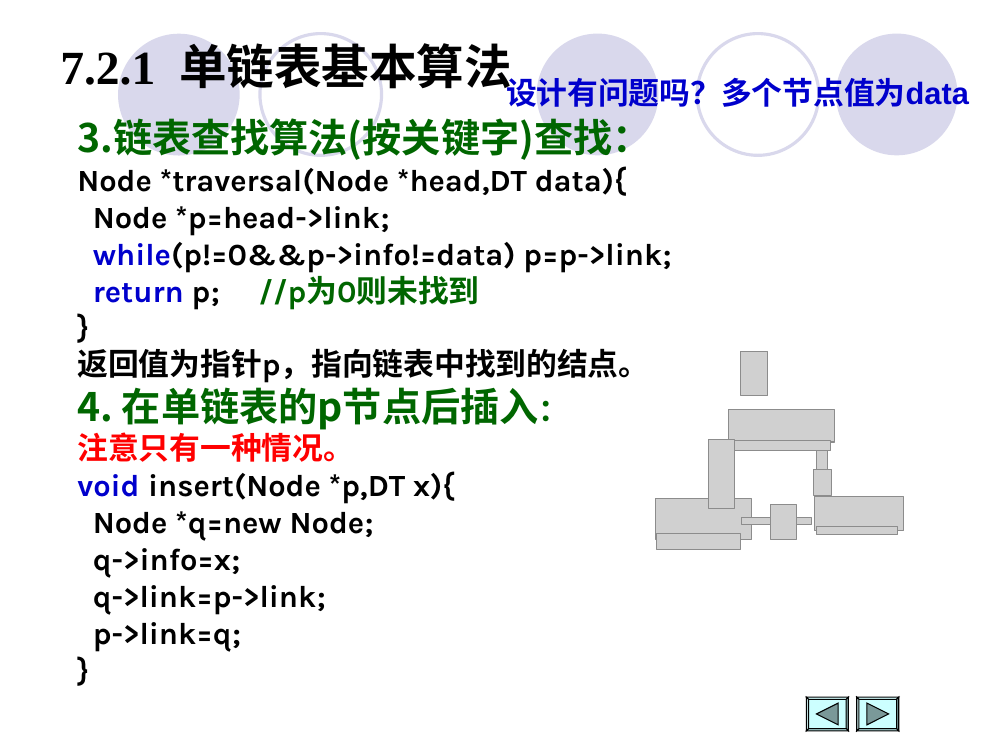
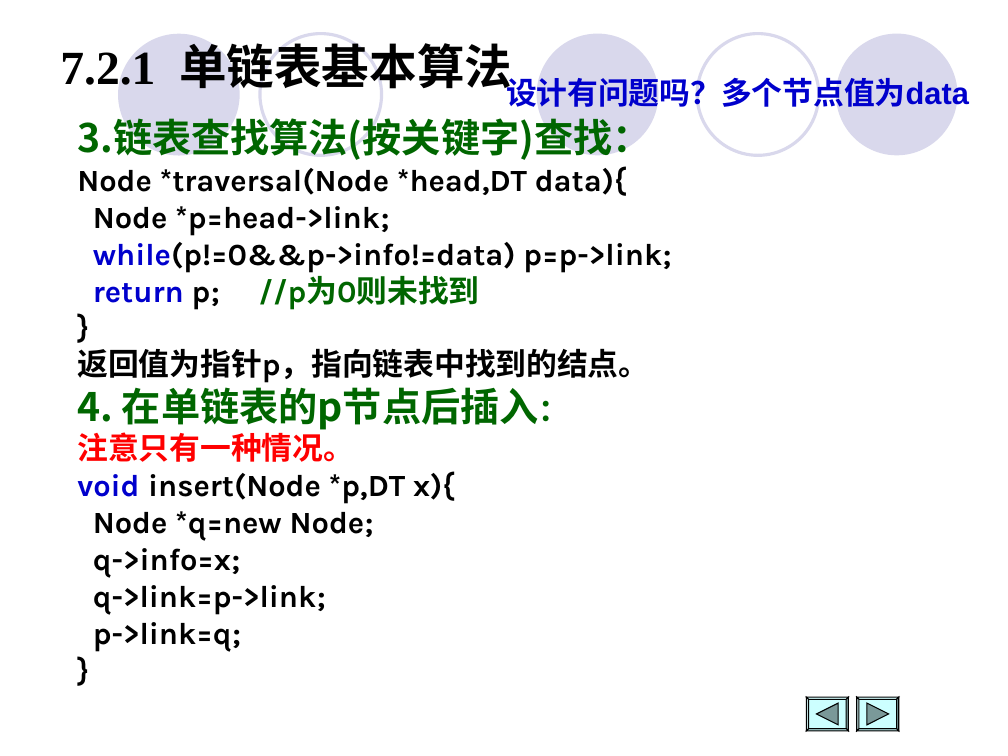
Before and after one commit to Changhe160/Changhe160.github.io, a slide deck: slide 37 of teachingRes/Cplusplus/unit07动态内存分配与数据结构.ppt (slide 36 before the commit). Drawn at 1008x756 pixels with LibreOffice and Linux fonts; fonts in the diff are those of the drawing; grey boxes stand for pictures; background and template pictures are left out. Boxes give left, top, right and bottom in pixels: in the first picture for what was removed or moved away, otherwise in the second. Text is boxed around its words. In the diff, an @@ line names an element or a change of style, - is before the commit and + after.

```diff
--- a/teachingRes/Cplusplus/unit07动态内存分配与数据结构.ppt
+++ b/teachingRes/Cplusplus/unit07动态内存分配与数据结构.ppt
@@ picture removed at bbox=[741, 351, 768, 395] @@
@@ picture removed at bbox=[729, 409, 836, 442] @@
@@ picture removed at bbox=[709, 439, 735, 509] @@
@@ picture removed at bbox=[734, 440, 831, 451] @@
@@ picture removed at bbox=[813, 470, 833, 496] @@
@@ picture removed at bbox=[816, 451, 828, 492] @@
@@ picture removed at bbox=[655, 499, 751, 539] @@
@@ picture removed at bbox=[771, 505, 797, 539] @@
@@ picture removed at bbox=[815, 497, 904, 531] @@
@@ picture removed at bbox=[656, 533, 740, 549] @@
@@ picture removed at bbox=[741, 517, 810, 524] @@
@@ picture removed at bbox=[816, 526, 897, 534] @@
```
Also in this commit, not shown: 25 other slides changed, 1 slide added.
